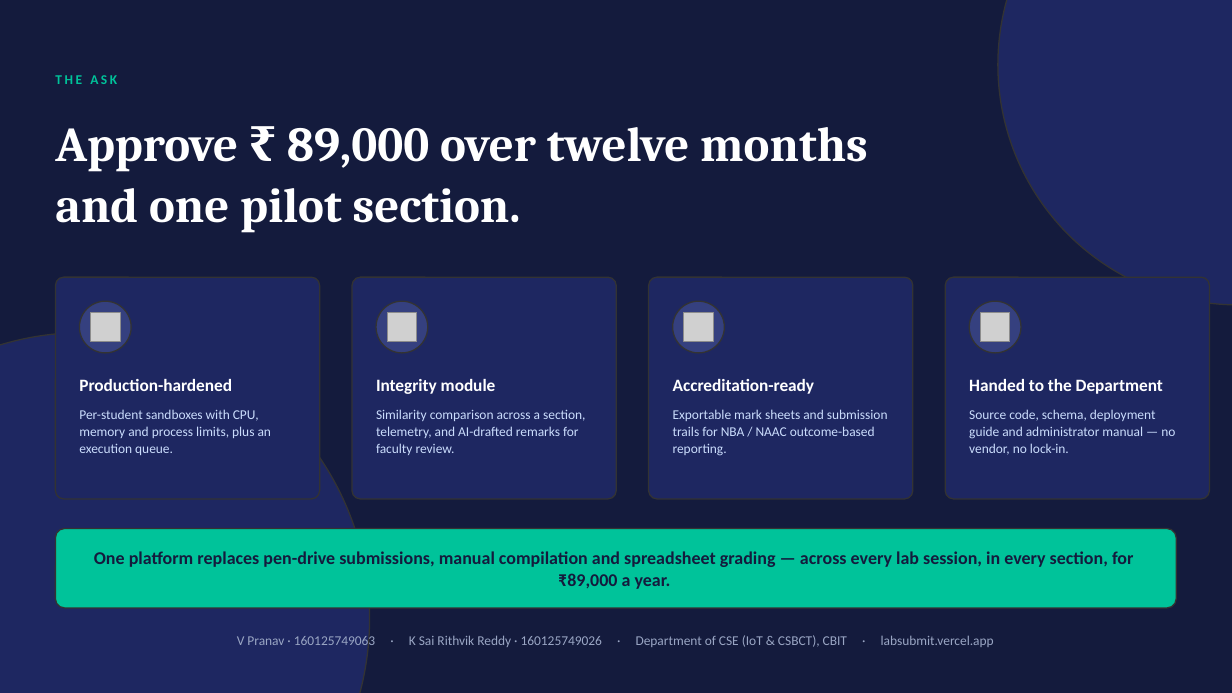
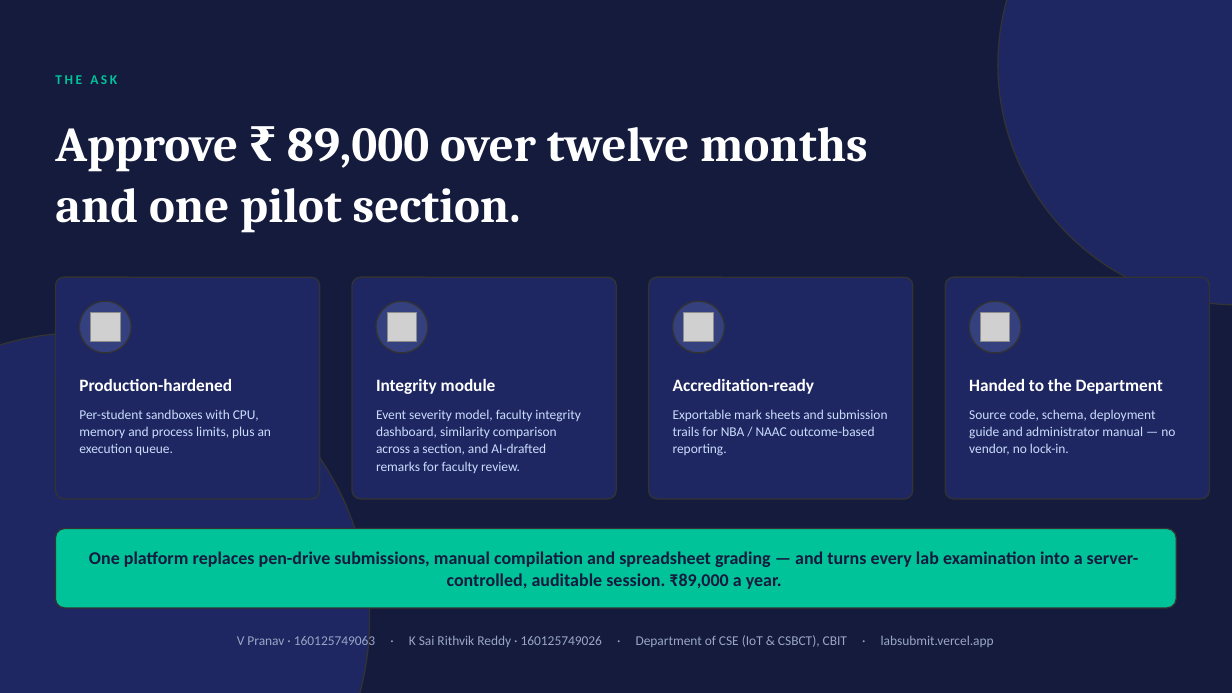
Before and after one commit to vudigapranav/LabSubmit, a slide deck: slide 22 of Proposal/LabSubmit_HOD_Presentation.pptx (slide 15 before the commit). Drawn at 1232x693 pixels with LibreOffice and Linux fonts; fonts in the diff are those of the drawing; grey boxes stand for pictures. Boxes give left, top, right and bottom in pixels: in the first picture for what was removed or moved away, otherwise in the second. Text is boxed around its words. In the diff, an @@ line names an element or a change of style, - is before the commit and + after.

Commit message:
Final commit of everything

```diff
--- a/Proposal/LabSubmit_HOD_Presentation.pptx
+++ b/Proposal/LabSubmit_HOD_Presentation.pptx
@@ text at (x1=376, y1=409, x2=581, y2=473): text changed @@
-Similarity comparison across a section, telemetry, and AI-drafted remarks for faculty review.
+Event severity model, faculty integrity dashboard, similarity comparison across a section, and AI-drafted remarks for faculty review.
@@ text at (x1=89, y1=551, x2=1139, y2=589): text changed @@
-One platform replaces pen-drive submissions, manual compilation and spreadsheet grading — across every lab session, in every section, for ₹89,000 a year.
+One platform replaces pen-drive submissions, manual compilation and spreadsheet grading — and turns every lab examination into a server-controlled, auditable session. ₹89,000 a year.
```
Also in this commit, not shown: 8 other slides changed, 7 slides added, 21 other files.
